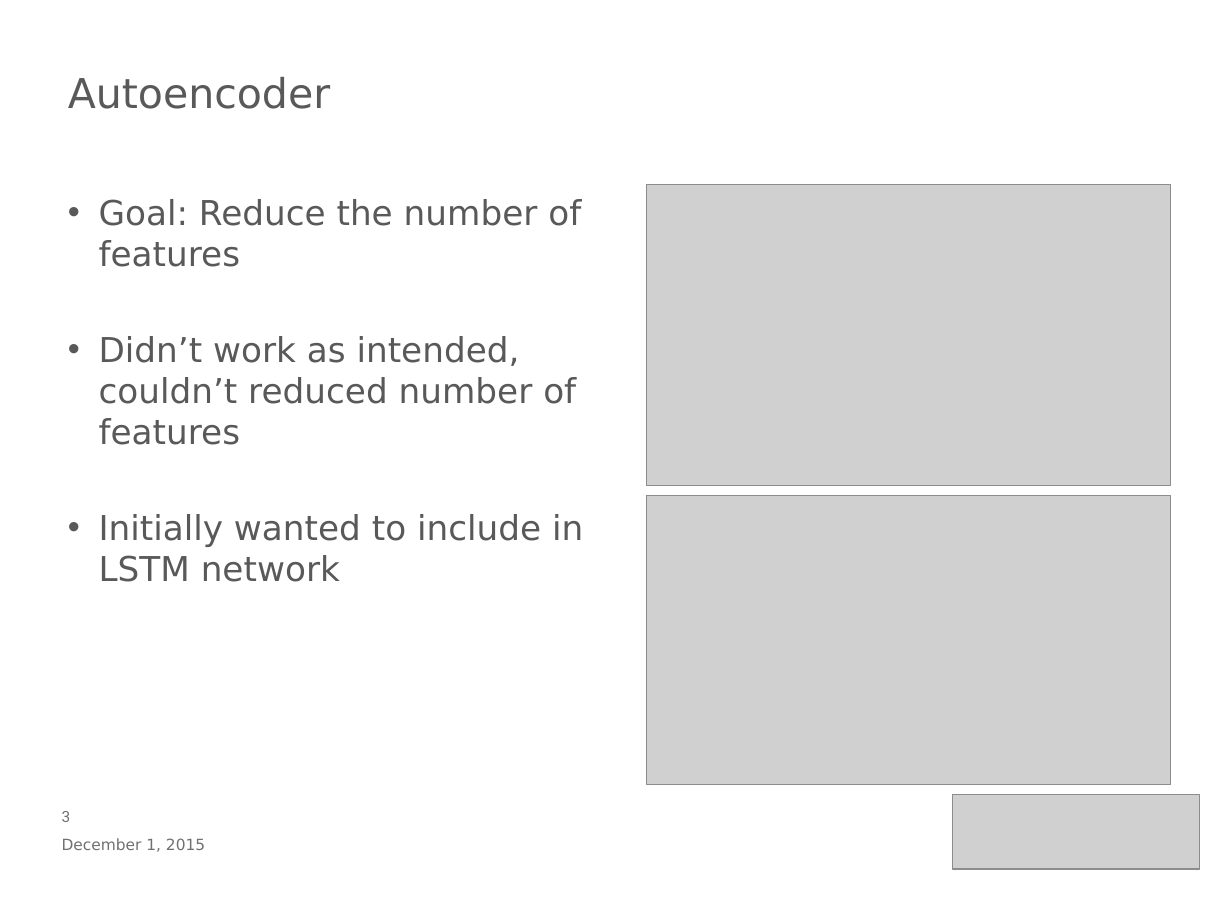
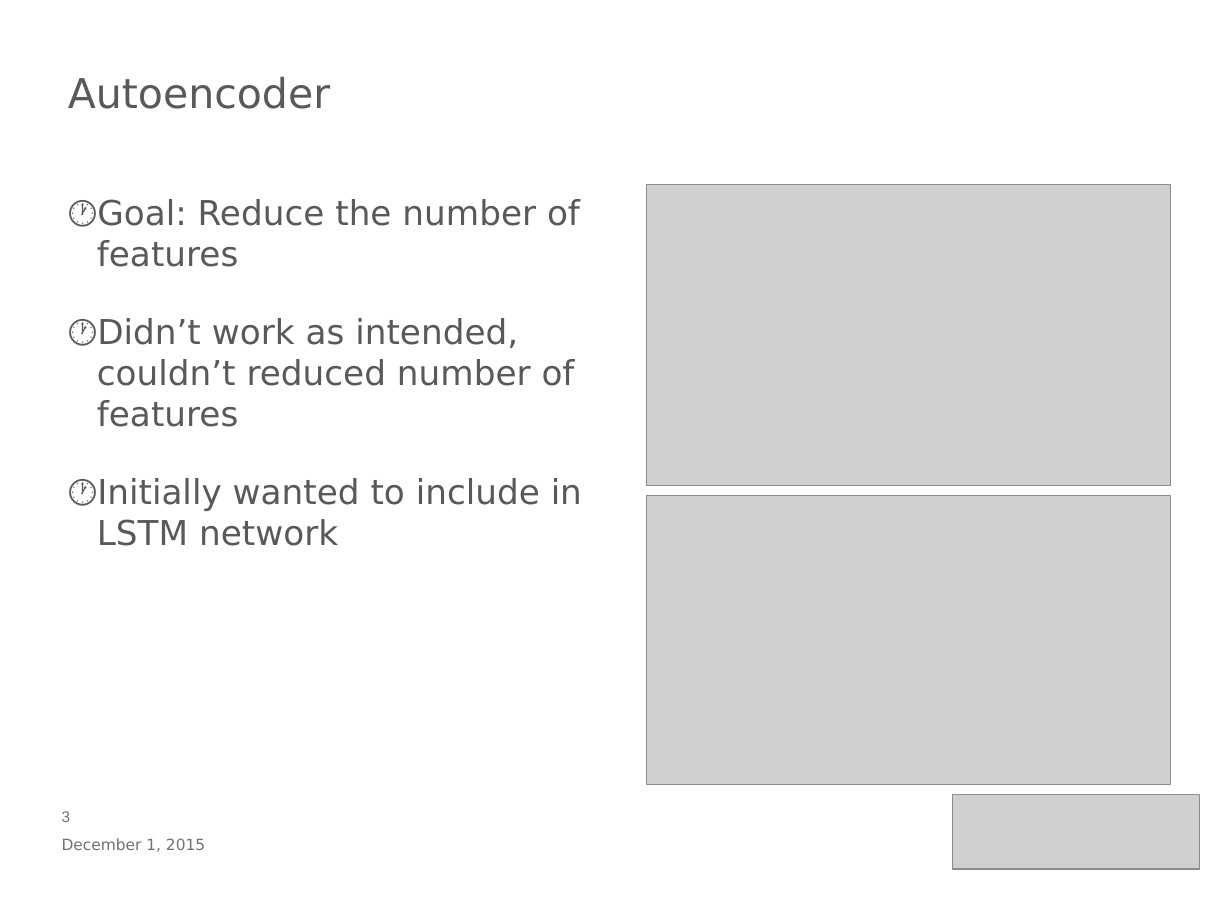
Before and after one commit to benmccamish/CS534, a slide deck: slide 3 of torch_test/CS534FinalSlides.pptx. Drawn at 1232x924 pixels with LibreOffice and Linux fonts; fonts in the diff are those of the drawing; grey boxes stand for pictures; background and template pictures are left out. Boxes give left, top, right and bottom in pixels: in the first picture for what was removed or moved away, otherwise in the second. Text is boxed around its words. In the diff, an @@ line names an element or a change of style, - is before the commit and + after.

```diff
--- a/torch_test/CS534FinalSlides.pptx
+++ b/torch_test/CS534FinalSlides.pptx
@@ text "Goal: Reduce the number of ..." at (97,199,582,546): bullet • to 🕐; less space between paragraphs @@
```
Also in this commit, not shown: 3 other slides changed, 3 slides added, 2 slides removed.
